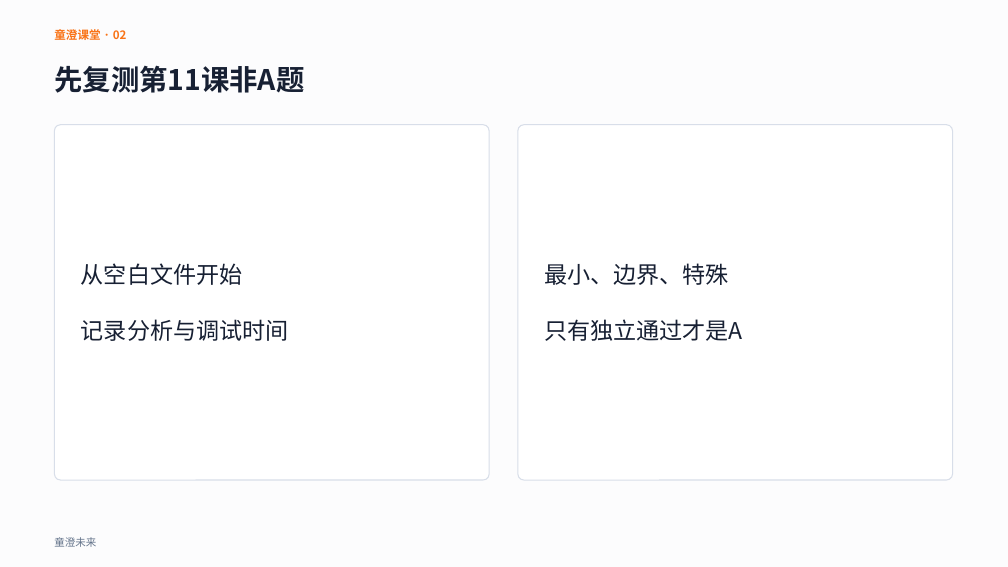
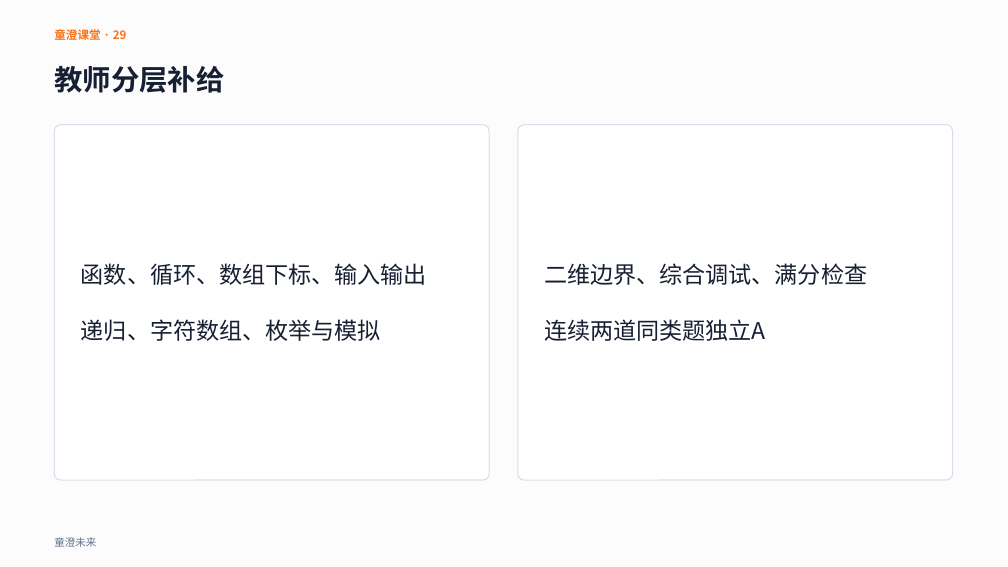
Before and after one commit to aotian/PilotDeck, a slide deck: slide 29 of workspaces/cie-cpp-level3/lesson-12/courseware.pptx (slide 2 before the commit). Drawn at 1008x567 pixels with LibreOffice and Linux fonts; fonts in the diff are those of the drawing. Boxes give left, top, right and bottom in pixels: in the first picture for what was removed or moved away, otherwise in the second. Text is boxed around its words. In the diff, an @@ line names an element or a change of style, - is before the commit and + after.

```diff
--- a/workspaces/cie-cpp-level3/lesson-12/courseware.pptx
+++ b/workspaces/cie-cpp-level3/lesson-12/courseware.pptx
@@ text at <box>54,27,127,43</box>: text changed @@
-童澄课堂 · 02
+童澄课堂 · 29
@@ text at <box>54,66,224,93</box>: text changed @@
-先复测第11课非A题
+教师分层补给
@@ text at <box>81,263,427,341</box>: text changed @@
-从空白文件开始
-记录分析与调试时间
+函数、循环、数组下标、输入输出
+递归、字符数组、枚举与模拟
@@ text at <box>544,263,867,341</box>: text changed @@
-最小、边界、特殊
-只有独立通过才是A
+二维边界、综合调试、满分检查
+连续两道同类题独立A
```
Also in this commit, not shown: 11 other slides changed, 18 slides added, 13 slides removed, 26 other files.
